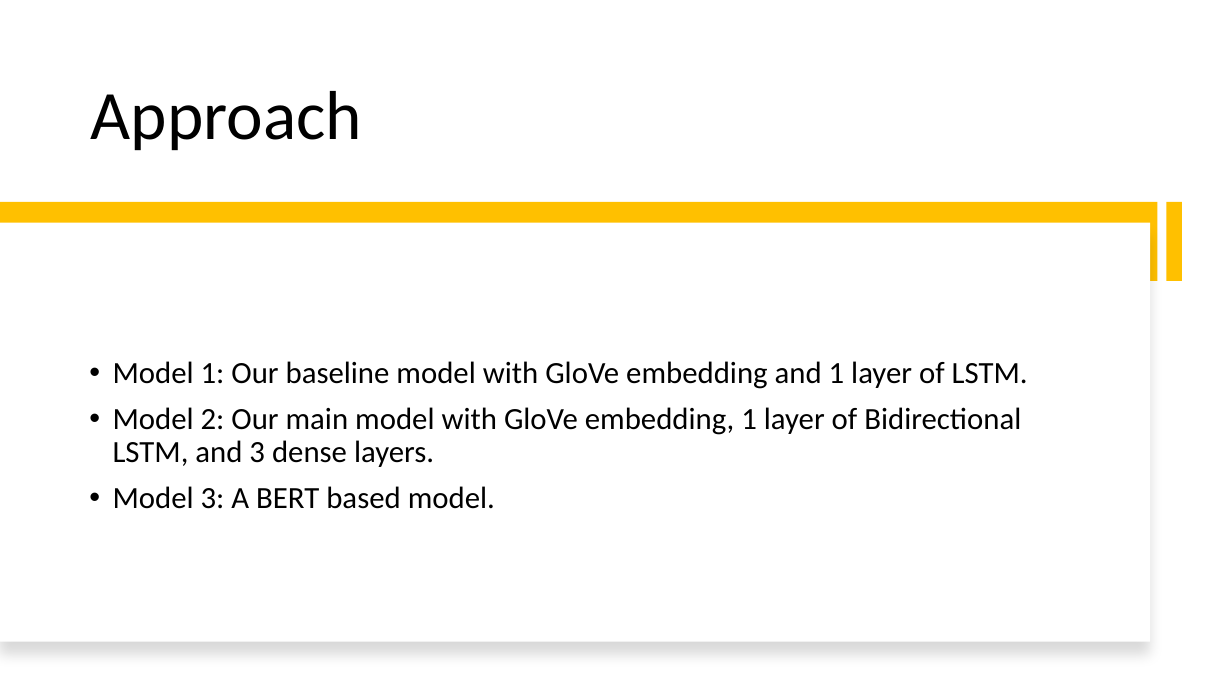
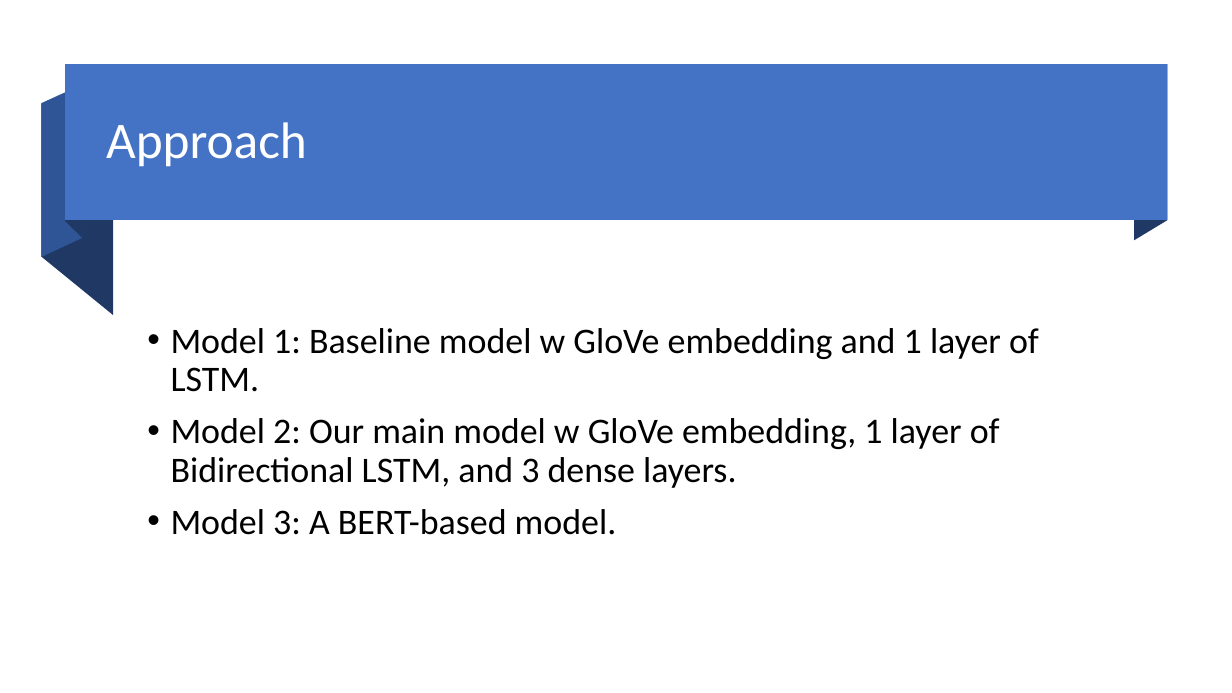
Before and after one commit to yizhang7210/w266-final-project, a slide deck: slide 9 of w266.pptx. Drawn at 1232x693 pixels with LibreOffice and Linux fonts; fonts in the diff are those of the drawing. Boxes give left, top, right and bottom in pixels: in the first picture for what was removed or moved away, otherwise in the second. Text is boxed around its words. In the diff, an @@ line names an element or a change of style, - is before the commit and + after.

```diff
--- a/w266.pptx
+++ b/w266.pptx
@@ freeform shape added at box(42, 85, 82, 258), fill #2F5597 @@
@@ rectangle added at box(65, 65, 1167, 221), fill #4472C4 @@
@@ freeform shape added at box(66, 65, 82, 238), fill #203864 @@
@@ title "Approach": place and size @@
-title "Approach" at box(91, 91, 362, 151)
+title "Approach" at box(106, 122, 307, 167)
@@ title "Approach" at box(106, 122, 307, 167): size 54 to 40 pt, text colour #000000 to #FFFFFF; vertical alignment bottom to middle @@
@@ freeform shape added at box(1134, 65, 1167, 241), fill #203864 @@
@@ freeform shape added at box(42, 104, 114, 315), fill #203864 @@
@@ rectangle removed at box(0, 202, 1158, 281) @@
@@ rectangle removed at box(1166, 202, 1182, 281) @@
@@ rectangle removed at box(0, 223, 1151, 642) @@
@@ text at box(171, 328, 1039, 535): text changed; size 24 to 28 pt @@
-• Model 1: Our baseline model with GloVe embedding and 1 layer of LSTM.
-• Model 2: Our main model with GloVe embedding, 1 layer of Bidirectional LSTM, and 3 dense layers.
-• Model 3: A BERT based model.
+• Model 1: Baseline model w GloVe embedding and 1 layer of LSTM.
+• Model 2: Our main model w GloVe embedding, 1 layer of Bidirectional LSTM, and 3 dense layers.
+• Model 3: A BERT-based model.
```
Also in this commit, not shown: 6 other slides changed.
